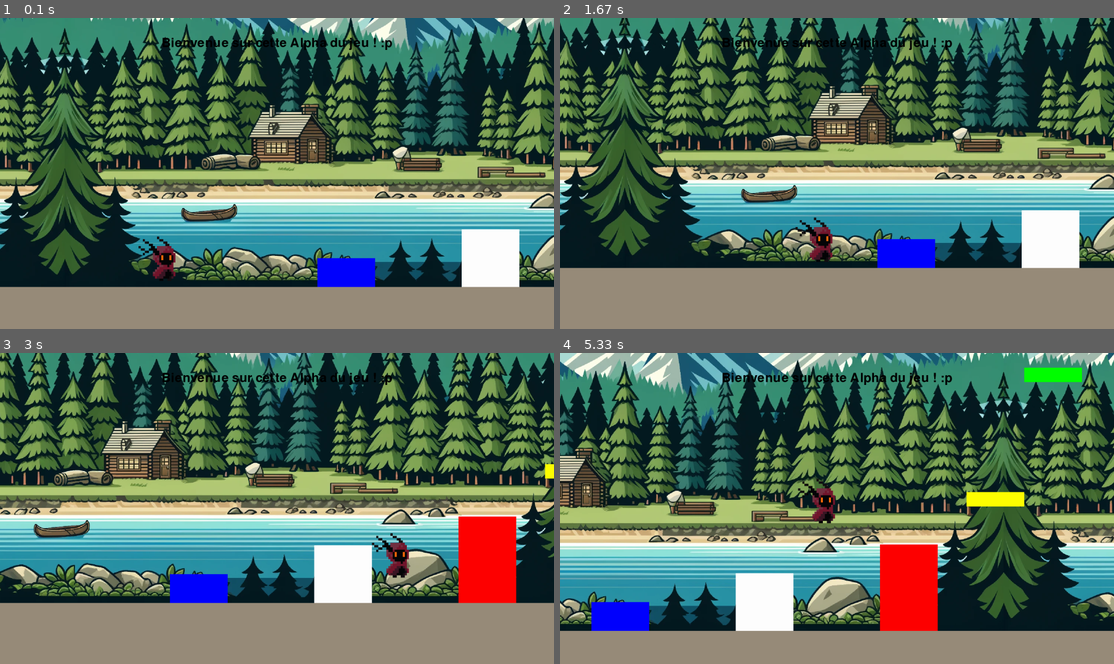
Above: before the commit, frames 1-4 (two rows, left to right).
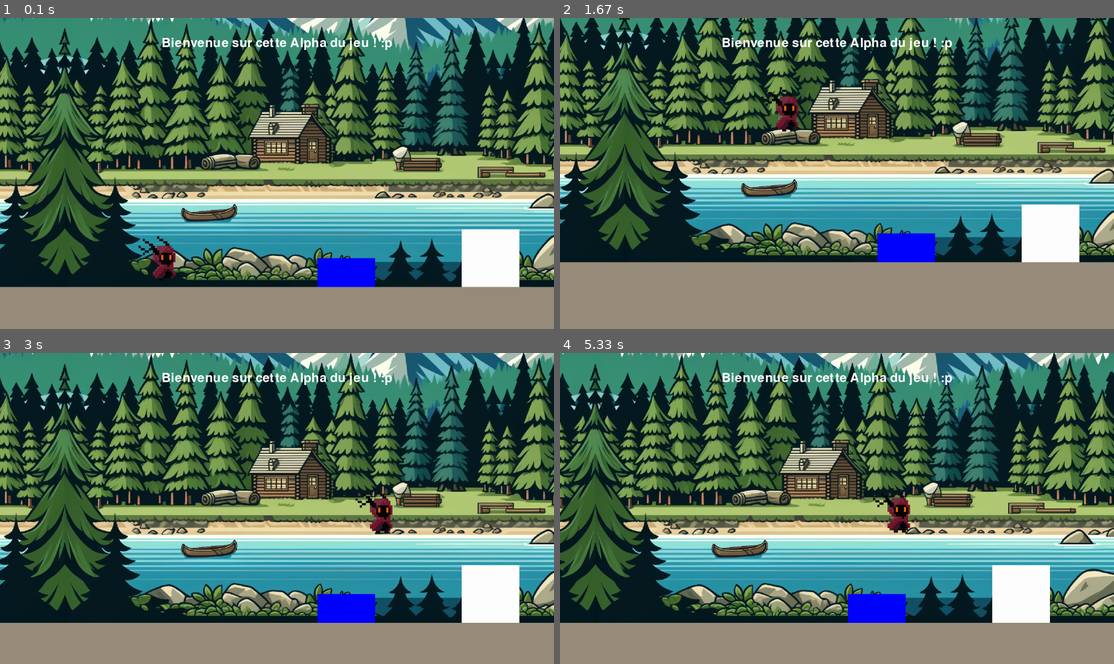
Above: after the commit, the same moments.

Repository: Kikii95/JV-Mini_Studio
Game: pygame game, started from main.py
Same seed, same stepped clock (60 frames per second), same inputs: the game is played once before the commit and once after it.
Inputs:
- Up to frame 1 (0.1 s): no input
- Up to frame 2 (1.67 s): hold Space 0.33-0.8 s; hold Right 0.33-0.8 s; hold Q 0.83-1.3 s; hold Right 0.83-1.3 s; tap Space at 0.9, 1.2, 1.4 s; tap D at 0.98 s; hold Shift from 1.33 s (still down); hold Right from 1.33 s (still down)
- Up to frame 3 (3 s): tap Space at 1.7, 1.9, 2.2, 2.4, 2.7, 2.9 s; release Shift at 1.8 s; release Right at 1.8 s; hold Shift 1.83-2.3 s; hold Right 1.83-2.3 s; hold Right 2.33-2.8 s; tap D at 2.48 s; hold Up from 2.83 s (still down)
- Up to frame 4 (5.33 s): release Up at 3.13 s; hold Right 3.17-3.63 s; tap Space at 3.23, 3.53, 3.73, 4.03, 4.3, 4.6, 4.73, 5.13 s; hold Left 3.67-4.2 s; tap D at 3.82, 5.22 s; hold Left 4.23-4.63 s; hold Up 4.67-5.03 s; hold Right from 5.07 s (still down)

The runs differ from the first frame. In frame 1, 0.7% of the frame differs, in the area x 25-71%, y 6-84%; in frame 2, 44%; in frame 3, 73%, in the area x 0-100%, y 0-87%; in frame 4, 72%.

Commit message:
Glide + run + gravity + jump OK

Diff:
--- a/main.py
+++ b/main.py
@@ -66,6 +66,41 @@
         platform = pygame.Rect(x - self.camera.left_screen_cap, y - height, width, height)
         self.platforms.append((platform, color))
 
+    def check_collision(self):
+        if self.is_on_ground or self.is_on_platform:
+            self.player.velocity_y = 0
+
+        # Vérifier les collisions avec les plateformes
+        for platform in self.platforms:
+            if platform[0].colliderect(self.player.rect):
+                if self.player.rect.bottom > platform[0].top > self.player.rect.top and (platform[0].left <= self.player.rect.left + (self.player.perso_width * 3 / 4) and platform[0].right >= self.player.rect.right - (self.player.perso_width * 3 / 4)) :
+                    # Collision avec le dessus de la plateforme
+                    self.is_on_platform = True
+                    self.player.velocity_y = 0
+                    self.player.rect.bottom = platform[0].top
+                elif self.player.rect.top < platform[0].bottom < self.player.rect.bottom and (platform[0].left <= self.player.rect.left + (self.player.perso_width * 3 / 4) and platform[0].right >= self.player.rect.right - (self.player.perso_width * 3 / 4)) :
+                    # Collision avec le bas de la plateforme
+                    self.player.rect.top = platform[0].bottom
+                    self.is_on_platform = False
+                elif self.player.rect.right > platform[0].left > self.player.rect.left:
+                    self.player.rect.right = platform[0].left
+                    self.is_on_platform = False
+                elif self.player.rect.left < platform[0].right < self.player.rect.right:
+                    # Collision avec le côté gauche de la plateforme
+                    self.player.rect.left = platform[0].right
+                    self.is_on_platform = False
+
+        # Vérifier la collision avec le sol
+        if self.ground.colliderect(self.player.rect):
+            self.is_on_ground = True
+            self.player.velocity_y = 0
+            self.player.rect.bottom = self.ground.top
+        else:
+            self.is_on_ground = False
+
+        if self.is_on_ground or self.is_on_platform:
+            self.player.gliding = False
+
     def handle_events(self):
         for event in pygame.event.get():
             if event.type == pygame.QUIT:
@@ -81,7 +116,7 @@
         elif self.rect2.right <= 0:
             self.rect2.x = self.rect1.right
 
-        if self.rect1.left >= self.screen_width * self.background_scale :
+        if self.rect1.left >= self.screen_width * self.background_scale:
             self.rect1.x = (self.rect2.left - (self.screen_width * self.background_scale))
         elif self.rect2.left >= self.screen_width * self.background_scale:
             self.rect2.x = (self.rect1.left - (self.screen_width * self.background_scale))
@@ -135,51 +170,20 @@
         #if self.is_visible(self.ground):
             #pygame.draw.rect(self.screen, self.ground_color, self.ground)
 
-
         self.player.draw_character()
-        self.text("Bienvenue sur cette Alpha du jeu ! :p", 65, "black", "top_center")
+        self.text("Bienvenue sur cette Alpha du jeu ! :p", 65, "White", "top_center")
 
         pygame.display.flip()
 
     def update(self, pressed):
-        self.player.move_character(pressed, self.player.is_jumping, self.dt)
-        #keys = pygame.key.get_pressed()
-        #if keys[pygame.K_LEFT] or keys[pygame.K_RIGHT] or keys[pygame.K_d] or keys[pygame.K_q] or keys[pygame.K_SPACE]:
-            #self.camera.update()
+        self.player.move_character(pressed, self.dt)
         self.camera.update()
-
-        for platform in self.platforms:
-            if platform[0].colliderect(self.player.rect):
-                if self.player.rect.bottom > platform[0].top > self.player.rect.top and (platform[0].left <= self.player.rect.left + (self.player.perso_width * 3 / 4) and platform[0].right >= self.player.rect.right - (self.player.perso_width * 3 / 4)) and self.player.velocity[1] > 0:
-                    self.is_on_platform = True
-                    self.player.velocity[1] = 0
-                    self.player.rect.bottom = platform[0].top
-                elif self.player.rect.right > platform[0].left > self.player.rect.left and self.player.rect.bottom > platform[0].top:
-                    self.player.rect.right = platform[0].left
-                elif self.player.rect.left < platform[0].right < self.player.rect.right and self.player.rect.bottom > platform[0].top:
-                    self.player.rect.left = platform[0].right
-                elif self.player.rect.top < platform[0].bottom and self.player.rect.bottom > platform[0].top:
-                    self.player.rect.top = platform[0].bottom
-
-
-            else:
-                self.p1_color = (255, 0, 0)
-
-
-        if self.ground.colliderect(self.player.rect):
-            self.ground_color = (0, 0, 255)
-            self.is_on_ground = True
-            self.player.velocity[1] = 0
-            self.player.rect.bottom = self.ground.top
-            #self.ground.top += 1
+        self.check_collision()
+        if self.player.gliding == True:
+            if pressed[pygame.K_SPACE]:
+                self.camera.down_screen_cap = self.screen_height * (5.25 / 9)
         else:
-            self.ground_color = (200, 0, 200)
-
-        if self.player.velocity[1] != 0:
-            self.is_on_ground = False
-            self.is_on_platform = False
-        if (not self.is_on_platform or not self.is_on_ground) and not self.player.is_jumping:
-            self.player.apply_gravity()
+            self.camera.down_screen_cap = self.screen_height * (6.5 / 9)
 
 
     def run(self):
--- a/player.py
+++ b/player.py
@@ -11,51 +11,72 @@
         self.rect = pygame.Rect(0, self.game.screen.get_height() - self.perso_height, self.perso_width, self.perso_height)
         self.rect.x = 0
         self.rect.y = self.game.screen.get_height() - self.perso_height
-        #feet_offset = self.perso_width * 3 / 4  # Décalage pour aligner le milieu de la largeur avec les pieds
-        #self.rect.x += feet_offset
-        self.speed = 1000
-        self.velocity = [0, 0]
+        self.speed = 325
+        self.direction = [0, 0]
 
-        self.is_jumping = False
+        self.velocity_y = 0
+        self.jump_force = 4.5 * 10
+        self.gravity = 2.9 * self.jump_force
+
+
         self.scale_factor = self.game.screen_width / 1920
         self.jump_scale = self.perso_scale + ((1 * self.scale_factor) / 2)
         self.jump_count = self.perso_scale
 
-    def move_character(self, pressed, is_jumping, dt):
+        self.gliding = False
+
+    def move_character(self, pressed, dt):
         if pressed[pygame.K_LEFT] or pressed[pygame.K_q]:
             self.game.orientation = "Left"
             if self.rect.left <= 0:
-                self.velocity[0] = 0
+                self.direction[0] = 0
             elif self.rect.left > 0:
-                self.velocity[0] = -1
+                self.direction[0] = -1
         elif pressed[pygame.K_RIGHT] or pressed[pygame.K_d]:
             self.game.orientation = "Right"
             if self.rect.right >= self.game.screen_width:
-                self.velocity[0] = 0
+                self.direction[0] = 0
             elif self.rect.right < self.game.screen_width:
-                self.velocity[0] = 1
+                self.direction[0] = 1
         else:
-            self.velocity[0] = 0
+            self.direction[0] = 0
 
-        self.rect.move_ip(self.velocity[0] * self.speed * dt, self.velocity[1] * self.speed * dt)
+        self.rect.move_ip(self.direction[0] * self.speed * dt, self.direction[1] * self.speed * dt)
 
-        if not is_jumping and (self.game.is_on_ground == True or self.game.is_on_platform == True):
-            if pressed[pygame.K_SPACE] or pressed[pygame.K_UP]:
-                self.is_jumping = True
+        if pressed[pygame.K_LSHIFT]:
+            self.speed = 650
+        else:
+            self.speed = 325
 
-        if is_jumping:
-            self.game.falling = True
-            if self.jump_count >= -self.jump_scale:
-                self.velocity[1] = -self.jump_count * abs(self.jump_count) * self.game.dt
-                self.jump_count -= 1
+        if pressed[pygame.K_SPACE] or pressed[pygame.K_UP]:
+            if self.game.is_on_ground or self.game.is_on_platform:
+                self.velocity_y = -self.jump_force
+                self.game.is_on_ground = False
+                self.game.is_on_platform = False
             else:
-                self.jump_count = self.jump_scale
-                self.is_jumping = False
+                if self.velocity_y > -3:
+                    self.is_glidding(dt)
 
-    def apply_gravity(self):
-        if not self.game.is_on_ground or not self.game.is_on_platform:
-            self.velocity[1] += 1
-            self.rect.y += self.velocity[1]
+        self.velocity_y += self.gravity * dt
+        self.rect.y += self.velocity_y
+
+        print(self.gliding)
+
+    def is_glidding(self, dt):
+        if not self.game.is_on_ground and not self.game.is_on_platform:
+            self.gliding = True
+            if self.gliding == True:
+                self.velocity_y += self.gravity * dt
+                self.rect.y += self.velocity_y
+
+                self.velocity_y = -(self.gravity / self.jump_force) * 0.9
+                #self.velocity_y = -5  Pour s'envoler !!
+
+                self.rect.x += self.direction[0] * 150 * dt
+
+        else:
+            self.velocity_y = 0
+            self.gliding = False
 
     def draw_character(self):
         if self.game.orientation == "Right":
